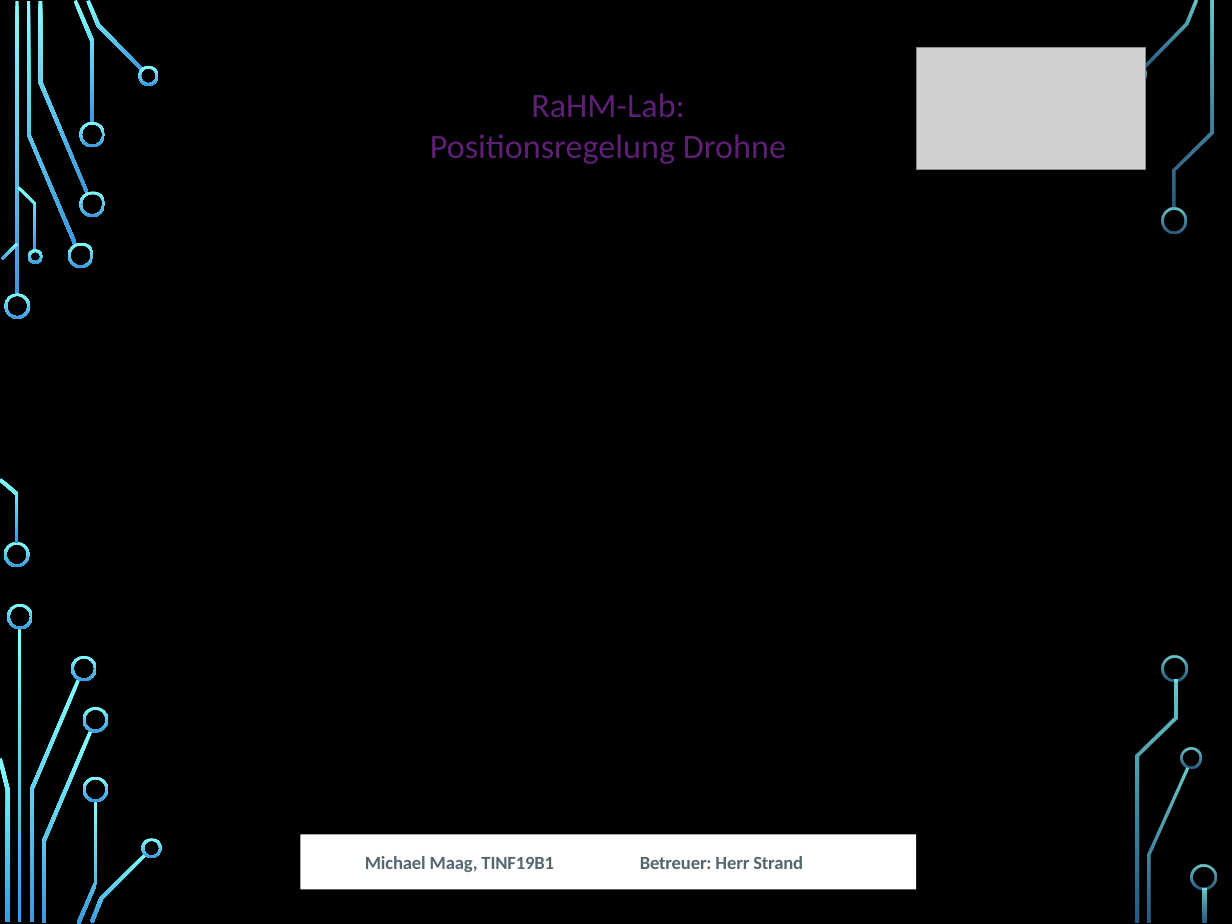
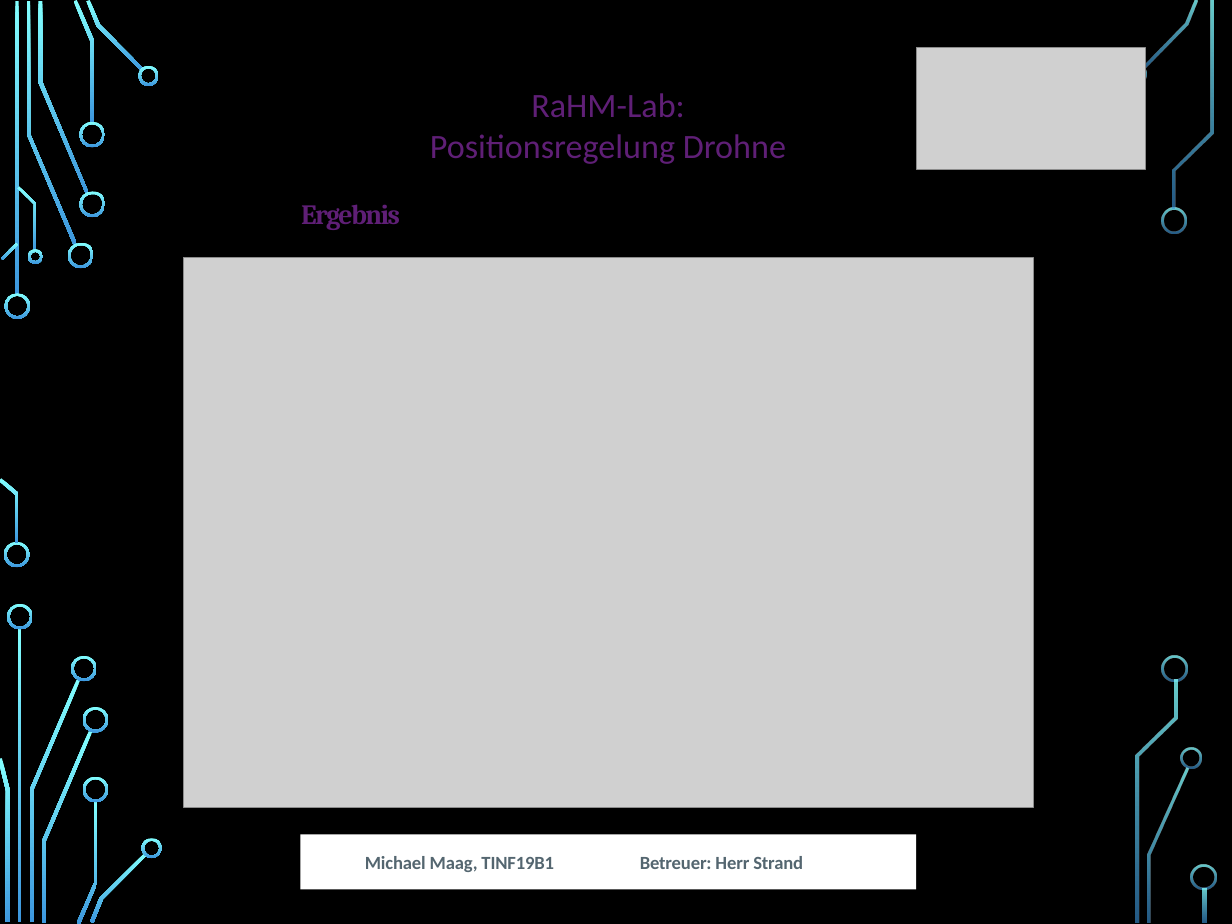
Before and after one commit to MobMonRob/ROSLabDrohne, a slide deck: slide 16 of Anforderungen/Abschlusspräsentation.pptx (slide 15 before the commit). Drawn at 1232x924 pixels with LibreOffice and Linux fonts; fonts in the diff are those of the drawing; grey boxes stand for pictures; background and template pictures are left out. Boxes give left, top, right and bottom in pixels: in the first picture for what was removed or moved away, otherwise in the second. Text is boxed around its words. In the diff, an @@ line names an element or a change of style, - is before the commit and + after.

```diff
--- a/Anforderungen/Abschlusspräsentation.pptx
+++ b/Anforderungen/Abschlusspräsentation.pptx
@@ text added at (x1=301, y1=204, x2=400, y2=230), 36 pt, text #5F1F76, bold @@
+Ergebnis
@@ picture added at (x1=183, y1=257, x2=1033, y2=807) @@
```
Also in this commit, not shown: 8 other slides changed, 5 slides added, 4 slides removed, 2 other files.
